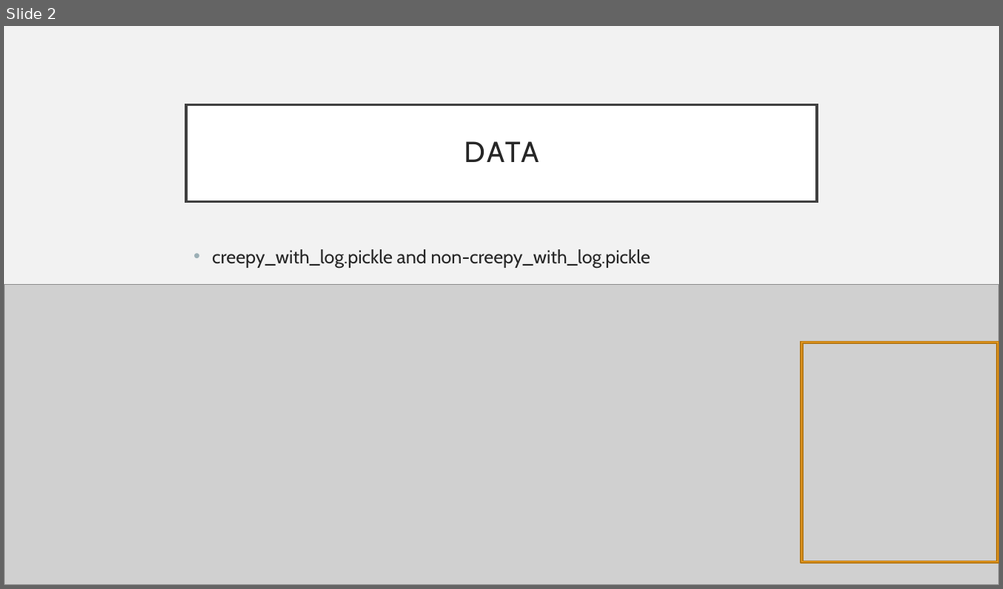
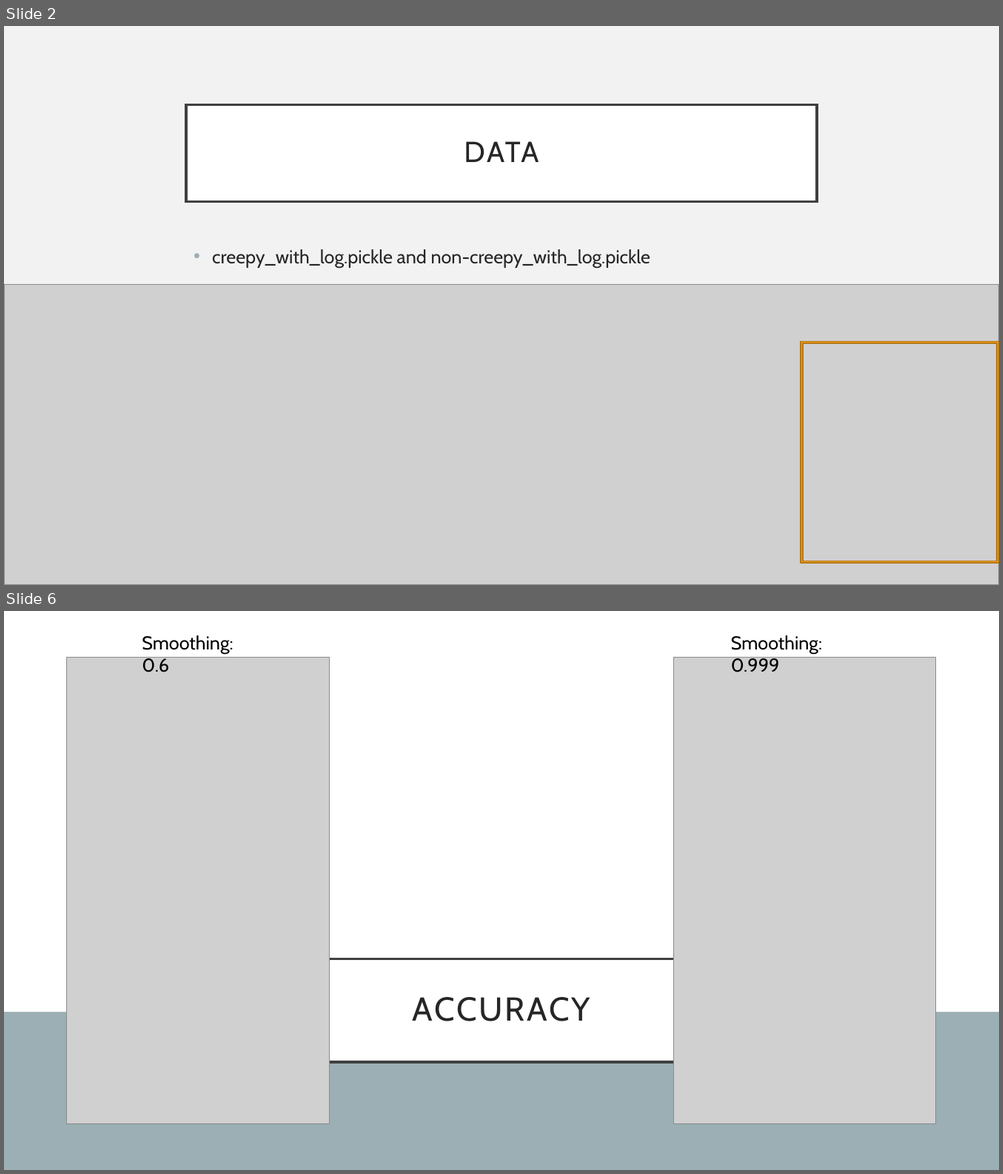
Before and after one commit to Anthonyive/Research-Mapping-Uncanny-Valley, a slide deck: Presentations/10-26-2020/10-26-2020.pptx. Shown one above the other, each under a label of ours: slide 2 before the commit, slides 2 and 6 after it; the slides between them are not shown. The pictures are 1003x589 and 1003x1174 pixels, drawn with LibreOffice and Linux fonts; fonts in the diff are those of the drawing; grey boxes stand for pictures. Boxes give left, top, right and bottom in pixels: in the first picture for what was removed or moved away, otherwise in the second. Text is boxed around its words. In the diff, an @@ line names an element or a change of style, - is before the commit and + after.

```diff
--- a/Presentations/10-26-2020/10-26-2020.pptx
+++ b/Presentations/10-26-2020/10-26-2020.pptx
@@ slide 6 added at <box>4,611,999,1170</box>, background #9BAFB5 @@
@@ rectangle added at <box>4,611,999,1012</box>, fill #FFFFFF @@
@@ text added at <box>142,635,233,672</box>, 18 pt, text #000000 @@
+Smoothing: 0.6
@@ text added at <box>731,635,822,672</box>, 18 pt, text #000000 @@
+Smoothing: 0.999
@@ picture added at <box>67,658,330,1124</box> @@
@@ picture added at <box>673,658,936,1124</box> @@
@@ title added at <box>134,960,868,1062</box>, fill #FFFFFF, outline #404040 2.5 pt, 32 pt, text #262626 @@
+ACCURACY
```
Also in this commit, not shown: 2 slides changed, 4 other slides added, 22 other files.
